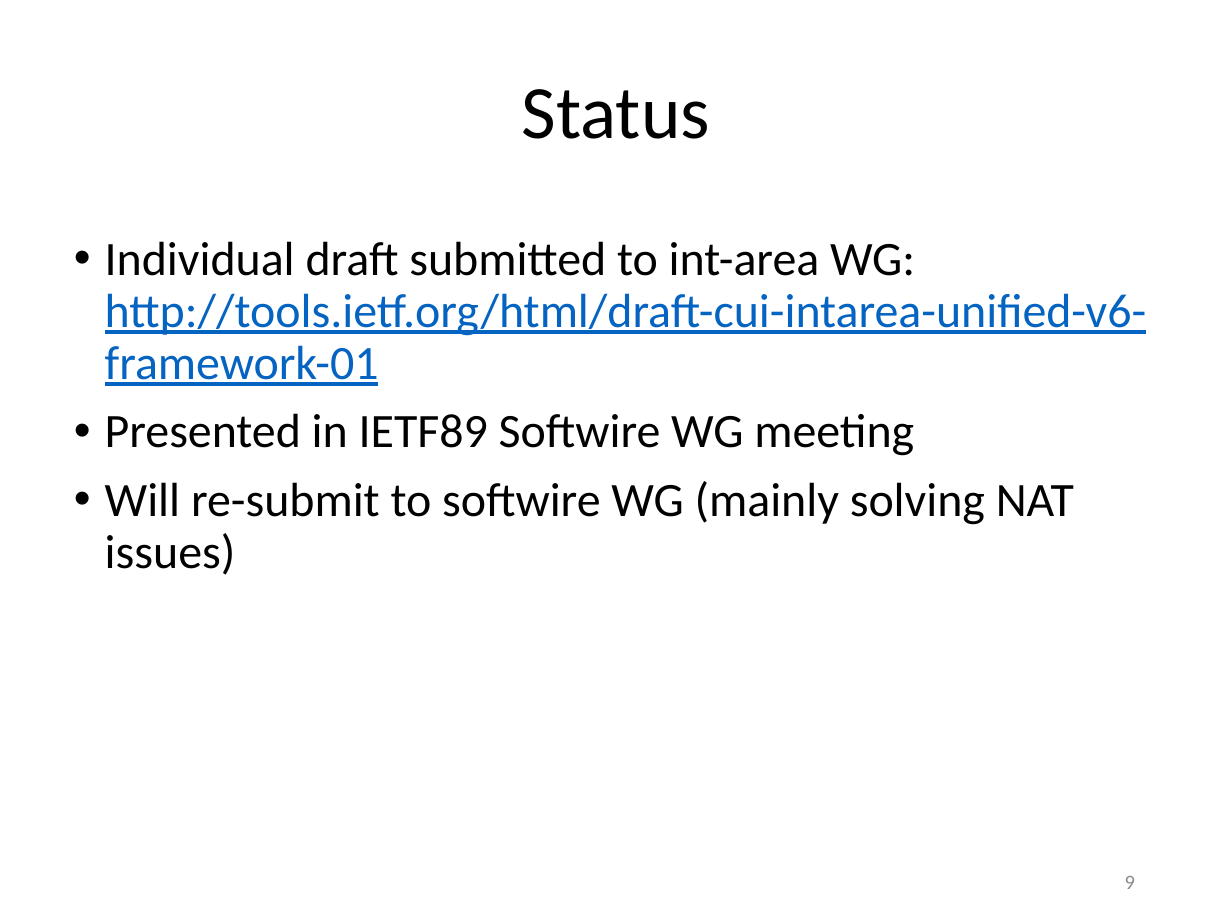
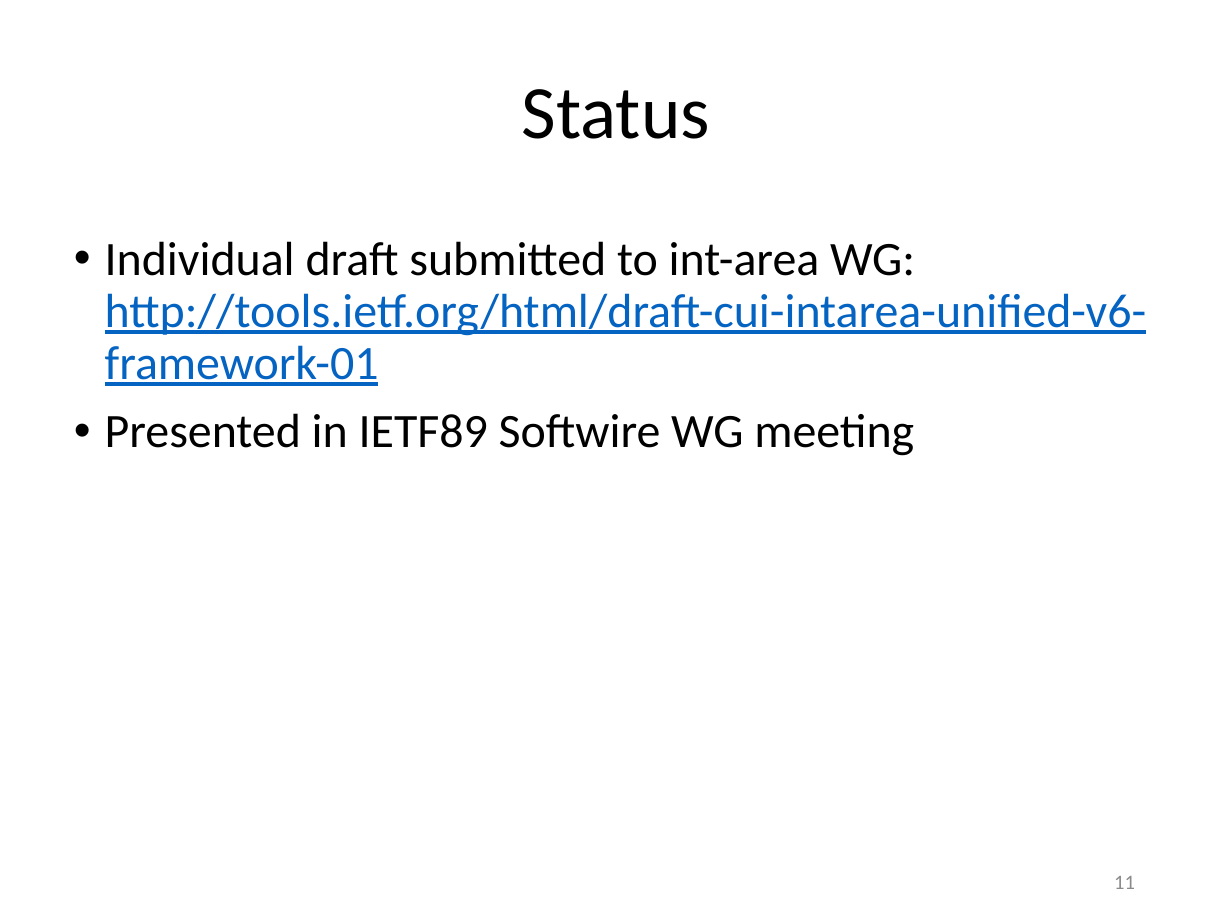
Before and after one commit to gnocuil/draft-sdn, a slide deck: slide 11 of Unified IPv6 Transition Framework With Flow-based Forwarding.pptx (slide 9 before the commit). Drawn at 1232x924 pixels with LibreOffice and Linux fonts; fonts in the diff are those of the drawing. Boxes give left, top, right and bottom in pixels: in the first picture for what was removed or moved away, otherwise in the second. Text is boxed around its words. In the diff, an @@ line names an element or a change of style, - is before the commit and + after.

```diff
--- a/Unified IPv6 Transition Framework With Flow-based Forwarding.pptx
+++ b/Unified IPv6 Transition Framework With Flow-based Forwarding.pptx
@@ text at box(105, 481, 1074, 575): paragraph removed @@
-• Will re-submit to softwire WG (mainly solving NAT issues)
@@ page number at box(1114, 876, 1135, 889): text changed @@
-9
+11
```
Also in this commit, not shown: 5 other slides changed, 5 slides added, 3 slides removed.
